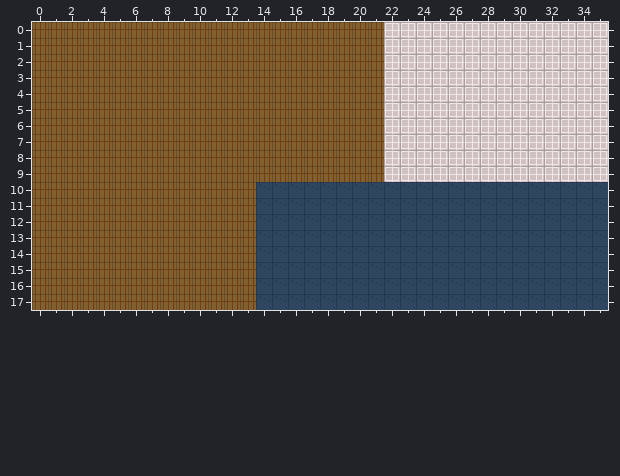
Level history. Tiled map (JSON): pixelops/assets/maps/office_map.json. The picture above is the old version.
Cells are 16x16 px. Shown: x 0..35, y 0..17.
Now the later version:
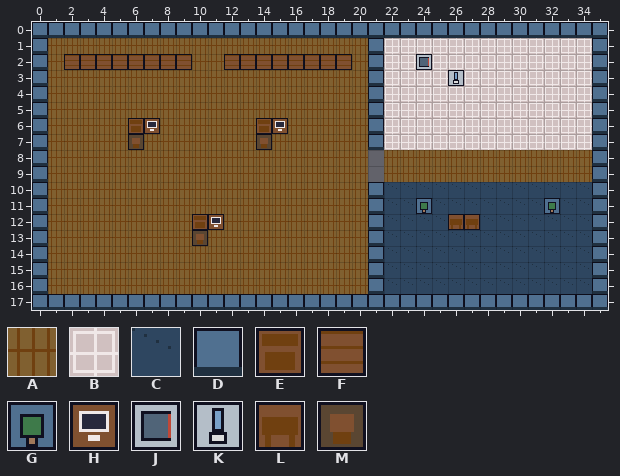
Key: from "office_tiles": A 0, B 1, C 2, D 16, E 32, F 33, G 34, H 35, J 36, K 37, L 38, M 39.
_ is an empty cell, # one hidden under a higher layer.
Difference:
Layer "Ground":
y 0..7: x 21 A -> _
y 8..9: x 21..35 ABBBBBBBBBBBBBB -> _AAAAAAAAAAAAA#
y 10..16: x 14..21 CCCCCCCC -> AAAAAAA_
y 17: x 14..21 CCCCCCCC -> #######_
Layer "Walls":
y 0: x 0..35 ____________________________________ -> DDDDDDDDDDDDDDDDDDDDDDDDDDDDDDDDDDDD
y 1..7: x 0 _ -> D; x 21 _ -> D; x 35 _ -> D
y 8..9: x 0 _ -> D; x 35 _ -> D
y 10..16: x 0 _ -> D; x 21 _ -> D; x 35 _ -> D
y 17: x 0..35 ____________________________________ -> DDDDDDDDDDDDDDDDDDDDDDDDDDDDDDDDDDDD
Layer "Objects":
y 2: x 2..9 ________ -> FFFFFFFF; x 12..19 ________ -> FFFFFFFF; x 24 _ -> J
y 3: x 26 _ -> K
y 6: x 6..7 __ -> EH; x 14..15 __ -> EH
y 7: x 6 _ -> M; x 14 _ -> M
y 11: x 24 _ -> G; x 32 _ -> G
y 12: x 10..11 __ -> EH; x 26..27 __ -> LL
y 13: x 10 _ -> M
Changed places in both pictures, as pixel boxes (x1, y1, x2, y2):
changed: (32, 22, 608, 310)
